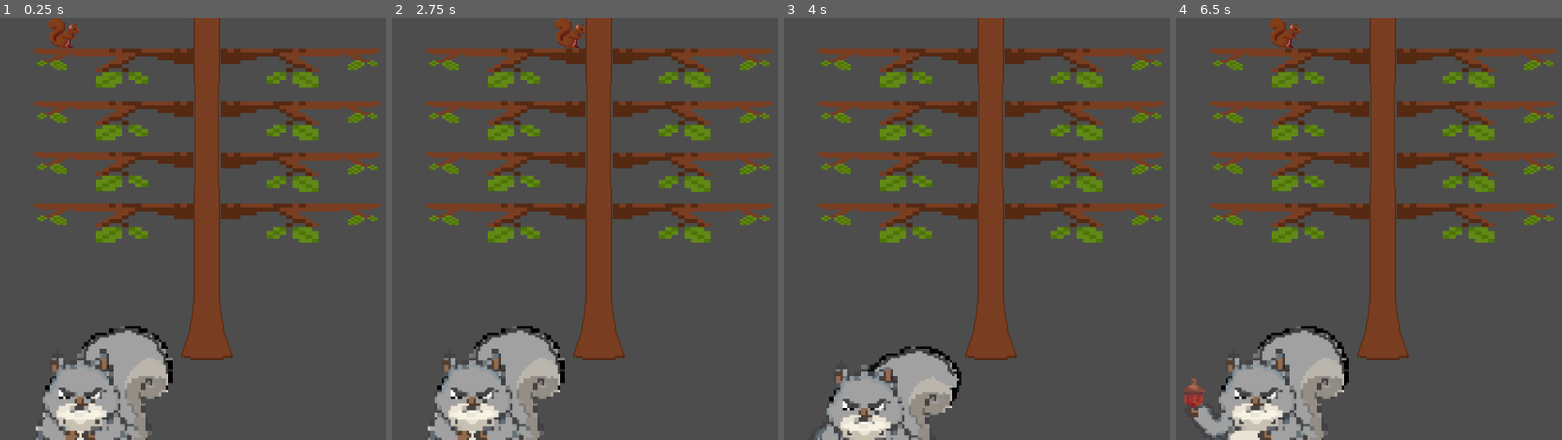
Above: before the commit, frames 1-4 (left to right).
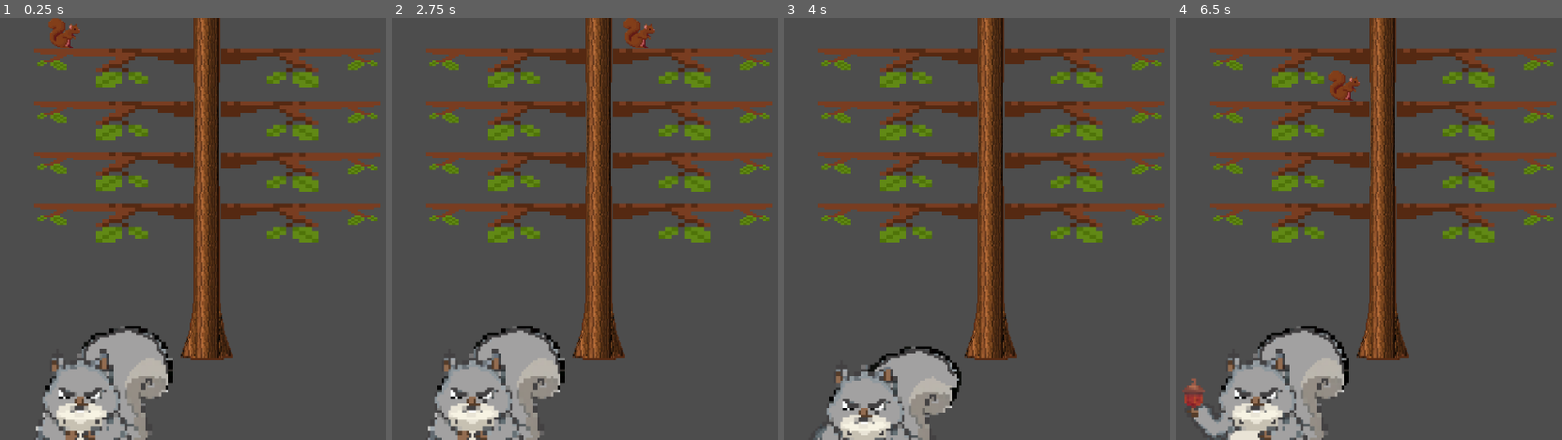
Above: after the commit, the same moments.

Repository: Ike-l/Something-Nutty
Game: Godot game, scene res://scenes/environment.tscn
Two runs of this game, one before a commit and one after it. Both use one fixed random seed, a clock stepped at 60 frames per second and the inputs below.
Inputs:
- Up to frame 1 (0.25 s): no input
- Up to frame 2 (2.75 s): tap Enter at 0.5 s; hold D (move_right) 0.53-1.28 s; tap F (launch_acorn) at 0.6, 1.35, 2.1 s; hold S (move_down) 1.28-2.03 s; tap Space at 2 s; hold D (move_right) from 2.03 s (still down)
- Up to frame 3 (4 s): release D (move_right) at 2.78 s; hold W (move_up) 2.78-3.53 s; tap F (launch_acorn) at 2.85, 3.6 s; hold L (move_left) from 3.53 s (still down)
- Up to frame 4 (6.5 s): tap F (launch_acorn) at 4.35, 5.1, 5.85 s; release L (move_left) at 5.03 s; hold S (move_down) 5.03-5.78 s; tap Enter at 5.75 s; hold D (move_right) from 5.78 s (still down)

The runs differ from the first frame. In frame 1, 3.4% of the frame differs, in the area x 46-60%, y 0-81%; in frame 2, 4.1%; in frame 3, 3.4%; in frame 4, 4.1%, in the area x 24-60%, y 0-81%.

Commit message:
Updated trunk and added cracked shattered and pile of nuts

Diff:
--- a/scenes/environment.tscn
+++ b/scenes/environment.tscn
@@ -4,7 +4,7 @@
 [ext_resource type="PackedScene" uid="uid://nn3cxg8w23s7" path="res://scenes/Sir Nut.tscn" id="2_fm4en"]
 [ext_resource type="Texture2D" uid="uid://be06envijc4pp" path="res://assets/SquirrelFrame1.png" id="3_0psjf"]
 [ext_resource type="PackedScene" uid="uid://binuyqm458jt6" path="res://scenes/tree.tscn" id="3_d5dl1"]
-[ext_resource type="Script" path="res://scenes/Trunk.gd" id="4_hlc4h"]
+[ext_resource type="Script" uid="uid://gjogryhtjxsk" path="res://Trunk.gd" id="4_hlc4h"]
 [ext_resource type="Texture2D" uid="uid://csd63d68d56mc" path="res://assets/SquirrelFrame4.png" id="4_yyxhd"]
 [ext_resource type="Texture2D" uid="uid://132q8nexmu3y" path="res://assets/SquirrelFrame2.png" id="5_dmsi2"]
 [ext_resource type="Texture2D" uid="uid://bcj8o2vbu7efn" path="res://assets/SquirrelFrame3.png" id="6_ofm7x"]
Not shown, added: assets/Cracked.png.import
Not shown, added: assets/NutPile.png.import
Not shown, added: assets/Shattered.png.import
Binary file changed: assets/trunk.png
Not shown: 1 places in scenes/environment.tscn that only renumber resources
